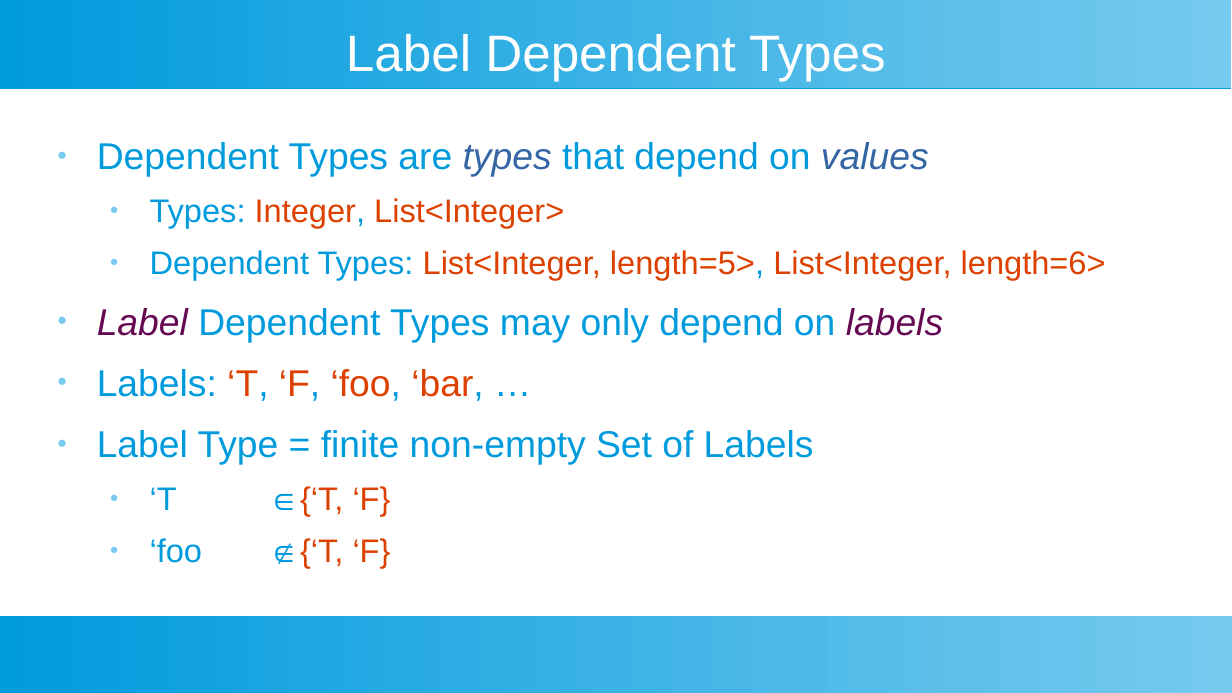
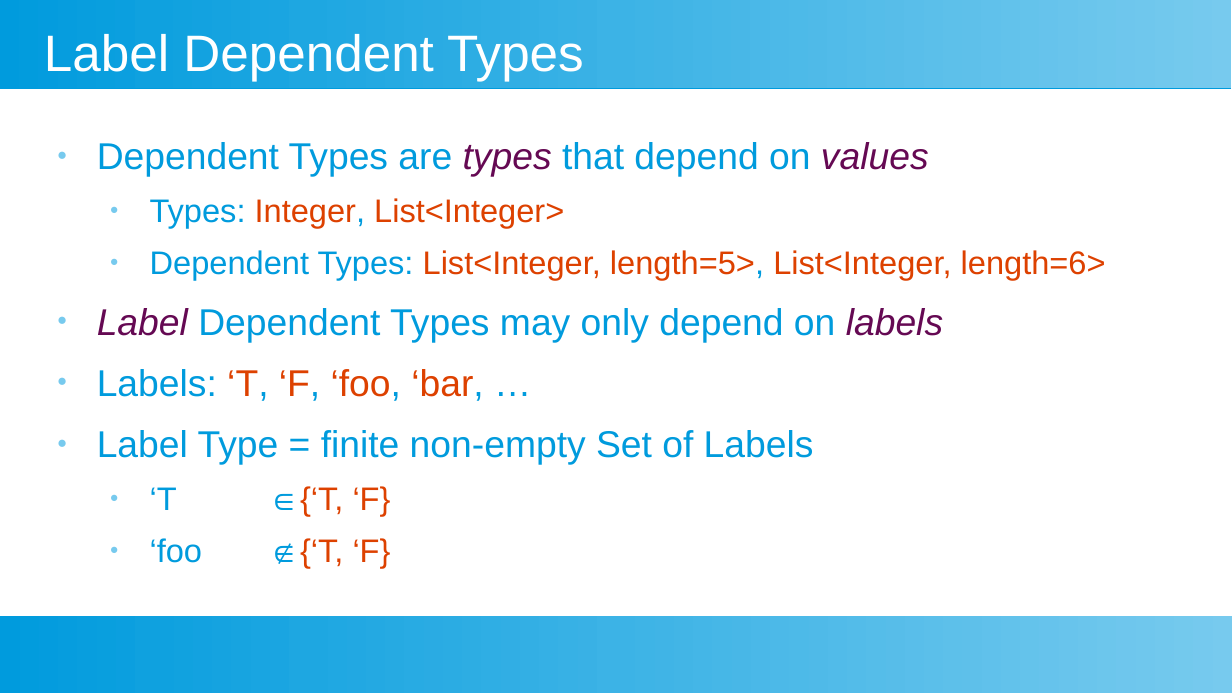
Before and after one commit to leyhline/mastersthesis, a slide deck: slide 6 of presentation.odp (slide 4 before the commit). Drawn at 1232x693 pixels with LibreOffice and Linux fonts; fonts in the diff are those of the drawing. Boxes give left, top, right and bottom in pixels: in the first picture for what was removed or moved away, otherwise in the second. Text is boxed around its words. In the diff, an @@ line names an element or a change of style, - is before the commit and + after.

```diff
--- a/presentation.odp
+++ b/presentation.odp
@@ title "Label Dependent Types" at bbox=[44, 34, 584, 81]: alignment centre to left @@
@@ text at bbox=[97, 142, 929, 177]: text colour #3465A4 to #650953 in "types values" @@
```
Also in this commit, not shown: 2 other slides changed, 4 slides added.
